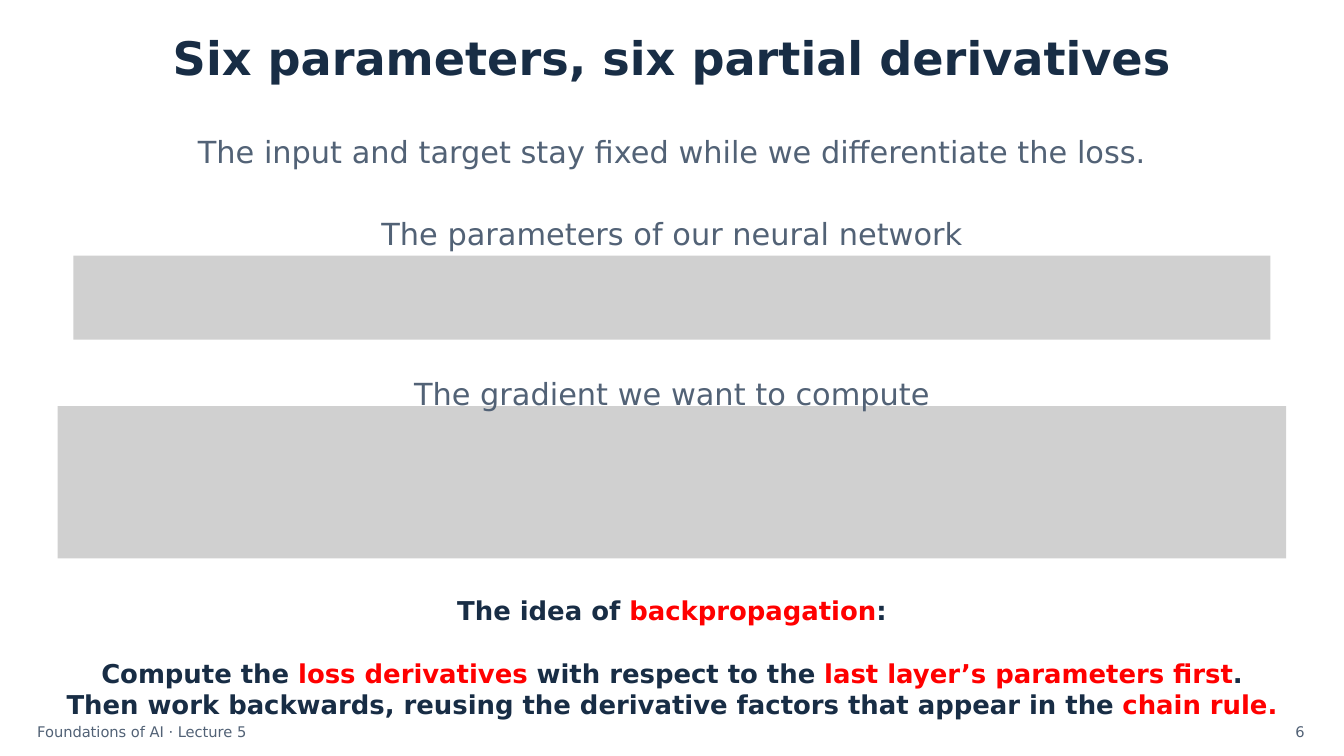
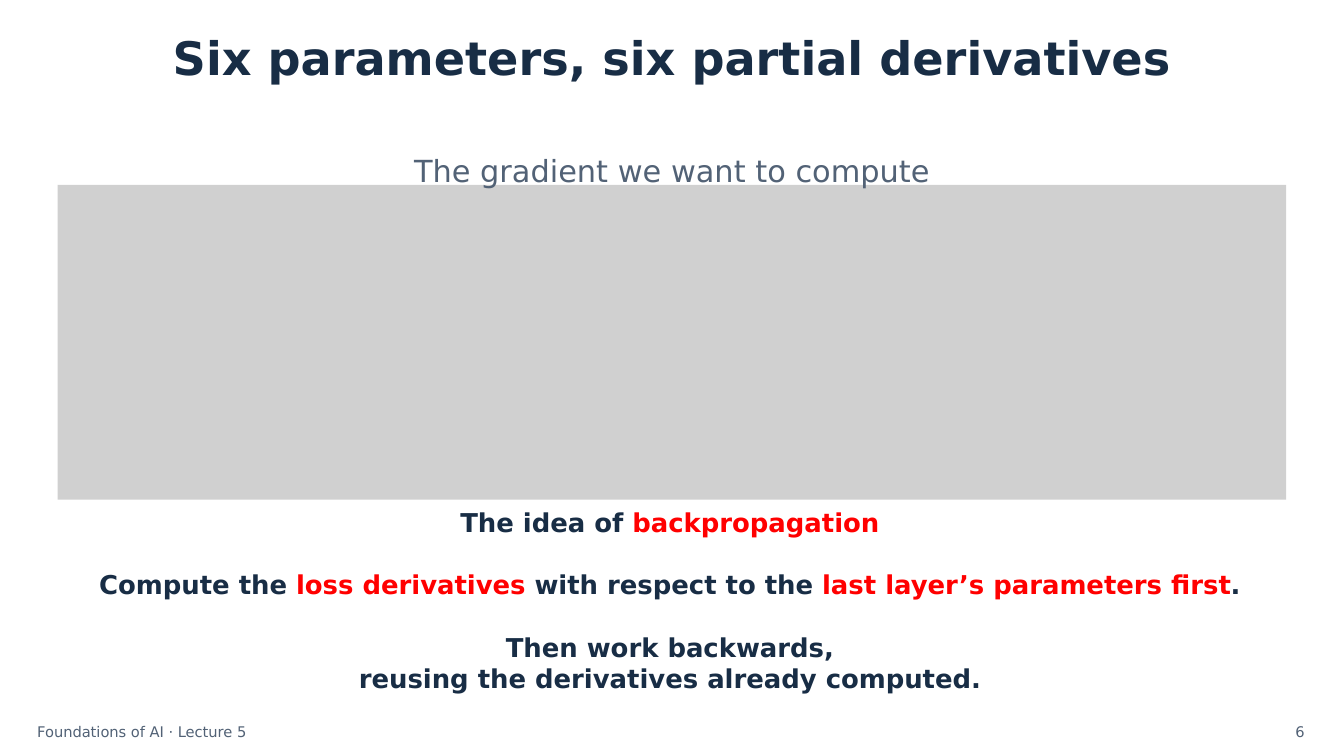
Before and after one commit to semtm0051/2026_27, a slide deck: slide 6 of Week_05/Slides/Week_05 - Slides.pptx. Drawn at 1344x756 pixels with LibreOffice and Linux fonts; fonts in the diff are those of the drawing; grey boxes stand for pictures. Boxes give left, top, right and bottom in pixels: in the first picture for what was removed or moved away, otherwise in the second. Text is boxed around its words. In the diff, an @@ line names an element or a change of style, - is before the commit and + after.

```diff
--- a/Week_05/Slides/Week_05 - Slides.pptx
+++ b/Week_05/Slides/Week_05 - Slides.pptx
@@ text removed at [198,140,1145,169] @@
-The input and target stay fixed while we differentiate the loss.
@@ text "The gradient we want to ...": place and size @@
-text "The gradient we want to ..." at [414,382,930,411]
+text "The gradient we want to ..." at [414,159,930,188]
@@ picture: place and size @@
-picture at [57,406,1287,559]
+picture at [57,186,1287,500]
@@ text removed at [381,222,962,251] @@
-The parameters of our neural network
@@ picture removed at [74,256,1271,340] @@
@@ text at [99,512,1240,693]: text changed @@
-The idea of backpropagation:
-Compute the loss derivatives with respect to the last layer’s parameters first.
-Then work backwards, reusing the derivative factors that appear in the chain rule.
+The idea of backpropagation
+Compute the loss derivatives with respect to the last layer’s parameters first.
+Then work backwards,
+reusing the derivatives already computed.
```
Also in this commit, not shown: 37 other slides changed, 1 slide removed, 1 other file.
